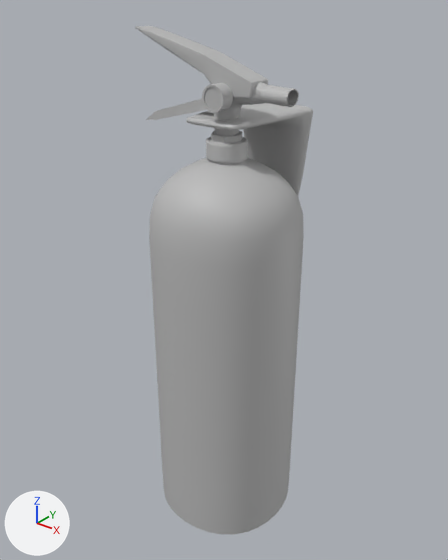
The glTF model public/models/fireExtinguisher.glb as it was, and as the next commit left it.
Before and after are seen from a camera (50 mm lens) standing at (0.163, -0.185, 0.254) and looking at (-0.005, 0.025, 0.124). The axes (+X, +Y, +Z) are drawn at lower left. The lights are the same throughout. Where no turn or scale is listed for an object, it has been applied to the vertices. Vertices at the same position are counted once.
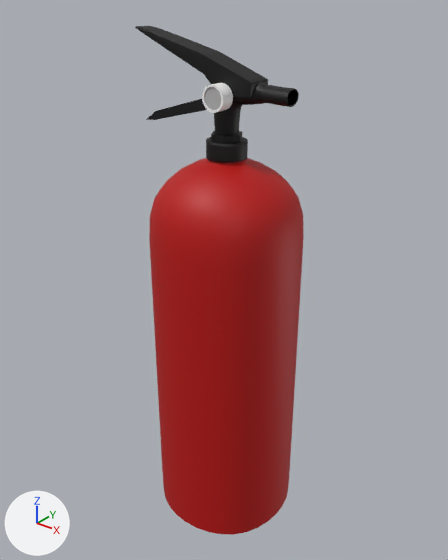
The change, as a diff of the scene's bpy script:
```diff
--- a/public/models/fireExtinguisher.glb.py
+++ b/public/models/fireExtinguisher.glb.py
@@ mat_plastic_rubber_002 @@
+mat_plastic_rubber_002 = principled_material('plastic_Rubber.002')
+mat_plastic_rubber_002.base_color = (1.0, 1.0, 1.0)  # white #ffffff
+mat_plastic_rubber_002.roughness = 0.553
@@ me_mesh_003 @@
 me_mesh_003.from_pydata(...)  # 52 vertices, 78 faces; spans x 0.02135..0.0336, y 0.0137..0.02248, z 0.21098..0.21765
-me_mesh_003.materials.append(mat_steel)  # grey #bcbcbc
+me_mesh_003.materials.append(mat_steel_002)  # black #000000
@@ me_mesh @@
 me_mesh.from_pydata(...)  # 546 vertices, 1088 faces; spans x -0.032..0.035, y -0.015..0.052, z 0.003..0.187
-me_mesh.materials.append(mat_red_steel)  # grey #bcbcbc
+me_mesh.materials.append(mat_red_steel_002)  # red #bc0400
@@ me_mesh_009 @@
 me_mesh_009.from_pydata(...)  # 426 vertices, 848 faces; spans x -0.0456..0.0181, y 0.0126..0.0239, z 0.2126..0.2361
-me_mesh_009.materials.append(mat_steel)  # grey #bcbcbc
+me_mesh_009.materials.append(mat_steel_002)  # black #000000
@@ me_mesh_010 @@
 me_mesh_010.from_pydata(...)  # 74 vertices, 144 faces; spans x -0.0424..0.0013, y 0.015..0.0212, z 0.1971..0.2121
-me_mesh_010.materials.append(mat_steel)  # grey #bcbcbc
+me_mesh_010.materials.append(mat_steel_002)  # black #000000
@@ me_mesh_008 @@
 me_mesh_008.from_pydata(...)  # 353 vertices, 702 faces; spans x -0.0012..0.00937, y 0.00629..0.01245, z 0.207..0.21768
-me_mesh_008.materials.append(mat_white)  # grey #bcbcbc
+# me_mesh_008 part 1: all 504 faces that had it switch from mat_plastic_rubber (grey #bcbcbc) to mat_plastic_rubber_002 (white #ffffff)
+me_mesh_008.materials.append(mat_steel)  # grey #bcbcbc
@@ me_mesh_005 @@
 me_mesh_005.from_pydata(...)  # 362 vertices, 720 faces; spans x -0.0069..0.0106, y 0.0095..0.027, z 0.186..0.1941
-me_mesh_005.materials.append(mat_steel)  # grey #bcbcbc
+me_mesh_005.materials.append(mat_steel_002)  # black #000000
@@ me_mesh_006 @@
 me_mesh_006.from_pydata(...)  # 62 vertices, 120 faces; spans x -0.00505..0.00871, y 0.01213..0.02435, z 0.19364..0.19665
-me_mesh_006.materials.append(mat_steel)  # grey #bcbcbc
+me_mesh_006.materials.append(mat_steel_002)  # black #000000
@@ me_mesh_007 @@
 me_mesh_007.from_pydata(...)  # 338 vertices, 672 faces; spans x -0.0035..0.0226, y 0.0129..0.0236, z 0.1954..0.2197
-me_mesh_007.materials.append(mat_steel)  # grey #bcbcbc
+me_mesh_007.materials.append(mat_steel_002)  # black #000000
@@ ob_pcube9 @@
-ob_pcube9 = bpy.data.objects.new('pCube9', me_mesh_004)
```

Location of each change, (x1, y1, x2, y2) in pixels of the pictures (448 x 560 px):
'pCube10', recoloured (grey to red)
    both: (149, 158, 304, 535)
'pCube9', deleted
    before: (186, 103, 313, 196)
'pCube11', recoloured (grey to black)
    both: (135, 26, 268, 98)
'polySurface174', recoloured (grey to black)
    both: (214, 82, 268, 136)
'pCylinder109', recoloured (grey to black)
    both: (206, 137, 248, 163)
'polySurface176', recoloured (grey to black)
    both: (260, 85, 299, 107)
'pCube12', recoloured (grey to black)
    both: (146, 99, 207, 120)
'pCylinder110', recoloured (grey to black)
    both: (211, 131, 242, 143)
part 1 of me_mesh_008, recoloured
    both: (202, 83, 233, 113)
